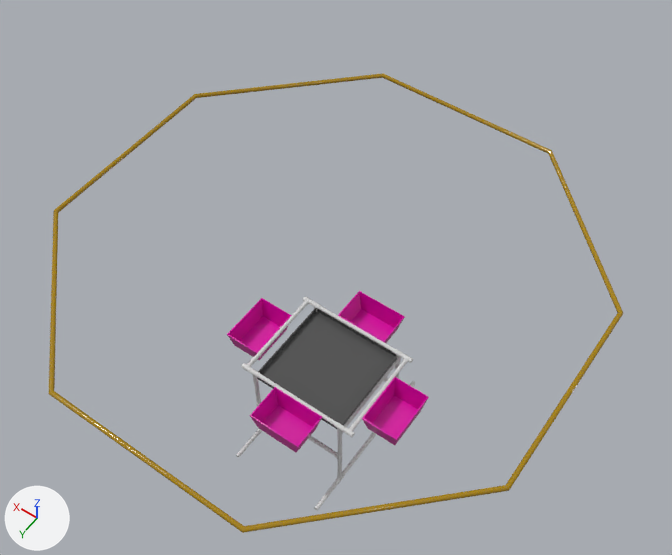
The COLLADA model auv_sim/auv_sim_description/auv_sim_description/models/robosub_octagon/meshes/octagon.dae: old version first, new version second.
Before and after are seen from a camera (50 mm lens) standing at (-1.79, 2.43, 5.36) and looking at (0.1, -0.23, 1.2). The lights are fixed; the arrows at lower left show +X, +Y and +Z. The older version comes first. Where no turn or scale is listed for an object, it has been applied to the vertices.

The scene before the commit, as lines of its bpy script (objects in view):
```python
ob_octagon_basket_1 = bpy.data.objects.new('octagon_basket_1', me_octagon_basket_1mesh)
ob_octagon_basket_1.location = (-0.498, 0.021, 0.614)
ob_octagon_basket_2 = bpy.data.objects.new('octagon_basket_2', me_octagon_basket_2mesh)
ob_octagon_basket_2.location = (-0.021, 0.432, 0.614)
ob_octagon_basket_3 = bpy.data.objects.new('octagon_basket_3', me_octagon_basket_3mesh)
ob_octagon_basket_3.location = (0.498, 0.021, 0.614)
ob_octagon_basket_4 = bpy.data.objects.new('octagon_basket_4', me_octagon_basket_4mesh)
ob_octagon_basket_4.location = (-0.021, -0.432, 0.614)
ob_octagon_top = bpy.data.objects.new('octagon_top', me_octagon_topmesh)
ob_octagon_top.location = (0.0, 0.0, 1.646)
# also in view: 'octagon_frame' at (0.0, 0.0, 0.35); 'octagon_middle' at (0.0, 0.0, 0.64)
```
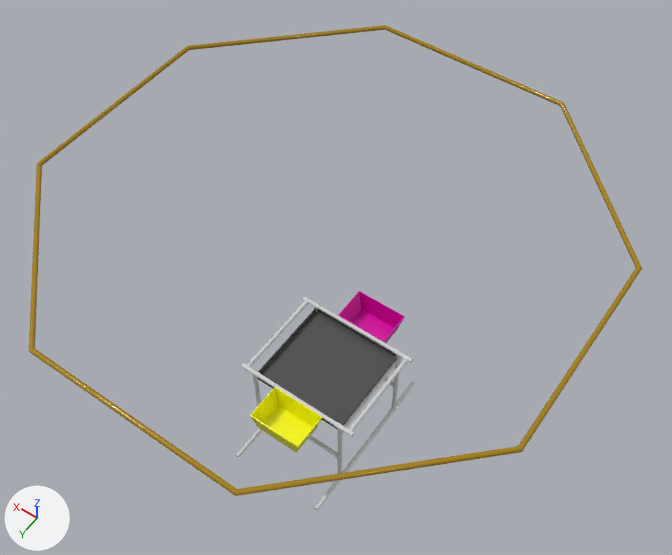
What changed in the scene script:
```text
Add mat_octagon_basket_yellow:
    mat_octagon_basket_yellow = principled_material('octagon_basket_yellow')
    mat_octagon_basket_yellow.base_color = (1.0, 1.0, 0.0)  # yellow #ffff00
    mat_octagon_basket_yellow.roughness = 0.21
Change me_octagon_basket_2mesh:
    where me_octagon_basket_2mesh.from_pydata(...)  # 16 vertices, 28 faces; spans x -0.171..0.171, y -0.117..0.117, z -0.07..0.073
    remove me_octagon_basket_2mesh.materials.append(mat_octagon_basket)  # pink #db08a6
    add me_octagon_basket_2mesh.materials.append(mat_octagon_basket_yellow)  # yellow #ffff00
Remove ob_octagon_basket_1:
    ob_octagon_basket_1 = bpy.data.objects.new('octagon_basket_1', me_octagon_basket_1mesh)
    ob_octagon_basket_1.location = (-0.498, 0.021, 0.614)
Remove ob_octagon_basket_3:
    ob_octagon_basket_3 = bpy.data.objects.new('octagon_basket_3', me_octagon_basket_3mesh)
    ob_octagon_basket_3.location = (0.498, 0.021, 0.614)
Change ob_octagon_top:
    ob_octagon_top.location: (0.0, 0.0, 1.646) -> (0.0, 0.0, 2.0)
```

What differs and where, as boxes [x1, y1, x2, y2] in the pictures (672 x 555 px):
'octagon_top', moved: before [49, 73, 623, 533]; after [29, 25, 642, 496]
'octagon_basket_2', recoloured (pink to yellow): [250, 387, 322, 453] in both
'octagon_basket_1', deleted (pink): before [362, 377, 429, 445]
'octagon_basket_3', deleted (pink): before [227, 298, 292, 360]
